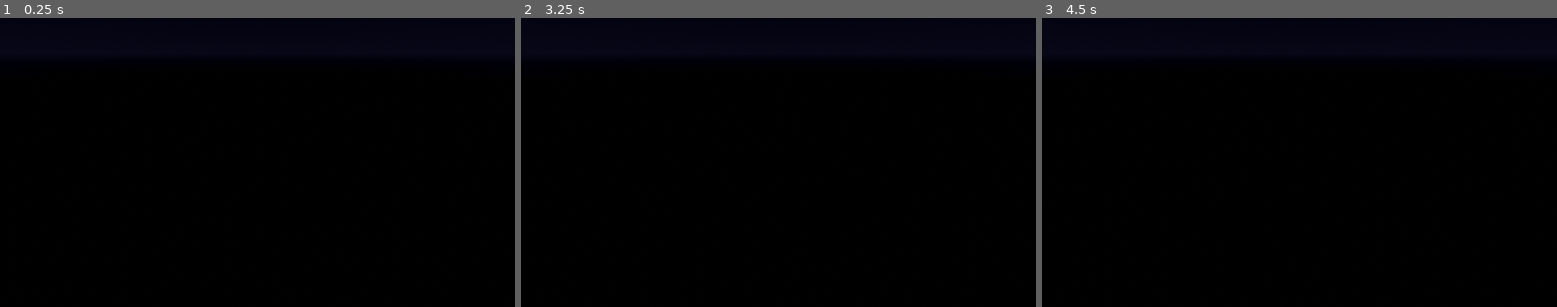
Above: before the commit, frames 1-3 (left to right).
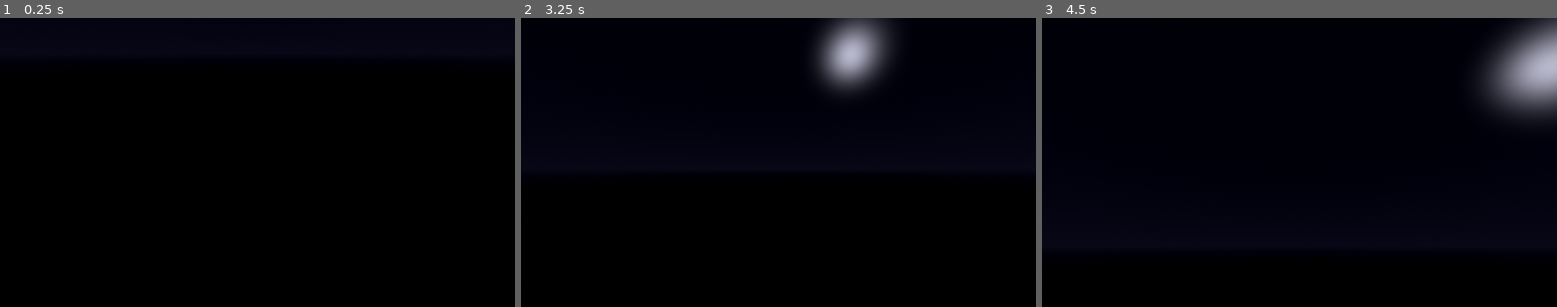
Above: after the commit, the same moments.

Repository: blugart-dev/moltbot-star-visualizer
Game: Godot game, scene res://scenes/main.tscn
Two runs of this game, one before a commit and one after it. Both use one fixed random seed, a clock stepped at 60 frames per second and the inputs below.
Inputs (mouse positions are in pixels of both pictures, inside the frame that each line leads up to):
- Up to frame 1 (0.25 s): no input
- Up to frame 2 (3.25 s): tap Enter at 0.5, 2 s; move the mouse to (752, 220) at 0.52 s; hold Shift 0.53-1.25 s; click (752, 220) at 0.67 s; tap Space at 1.25, 2.75 s; drag from (933, 205) to (752, 220) at 1.27 s; move the mouse to (624, 119) at 2.02 s; tap Ctrl at 2.1 s; click (624, 119) at 2.17 s; drag from (804, 162) to (624, 119) at 2.77 s
- Up to frame 3 (4.5 s): tap Enter at 3.5 s; move the mouse to (1222, 90) at 3.52 s; tap Alt at 3.6 s; click (1222, 90) at 3.67 s; tap Space at 4.25 s; drag from (1412, 148) to (1222, 90) at 4.27 s

The runs differ from the first frame. In frame 2, 3.3% of the frame differs, in the area x 56-72%, y 0-28%; in frame 3, 4.4%, in the area x 83-100%, y 0-37%.

Commit message:
feat: implement orbit camera controls
- Add scripts/core/orbit_camera.gd with:
  - Left-click drag to orbit around origin
  - Scroll wheel to zoom in/out
  - Spherical coordinate system (distance, azimuth, elevation)
  - Configurable limits for zoom and vertical angle
- Attach script to Camera3D in main scene

Closes #2

Co-Authored-By: Claude Opus 4.5 <noreply@anthropic.com>

Diff:
--- a/scenes/main.tscn
+++ b/scenes/main.tscn
@@ -1,4 +1,6 @@
-[gd_scene load_steps=3 format=3 uid="uid://bxq5j2m8k6lpv"]
+[gd_scene load_steps=4 format=3 uid="uid://bxq5j2m8k6lpv"]
+
+[ext_resource type="Script" path="res://scripts/core/orbit_camera.gd" id="1_orbit"]
 
 [sub_resource type="ProceduralSkyMaterial" id="ProceduralSkyMaterial_dark"]
 sky_top_color = Color(0.02, 0.02, 0.05, 1)
@@ -32,7 +34,7 @@
 shadow_enabled = true
 
 [node name="Camera3D" type="Camera3D" parent="World"]
-transform = Transform3D(1, 0, 0, 0, 0.866, 0.5, 0, -0.5, 0.866, 0, 10, 20)
+script = ExtResource("1_orbit")
 
 [node name="TimelineController" type="Node" parent="."]
 
--- /dev/null
+++ b/scripts/core/orbit_camera.gd
@@ -0,0 +1,65 @@
+extends Camera3D
+## Orbit camera with mouse controls for viewing the lobster swarm.
+##
+## Left-click drag to orbit around the origin. Scroll to zoom in/out.
+
+@export var orbit_speed: float = 0.005
+@export var zoom_speed: float = 2.0
+@export var min_distance: float = 5.0
+@export var max_distance: float = 100.0
+@export var min_elevation: float = -80.0
+@export var max_elevation: float = 80.0
+
+var _distance: float = 20.0
+var _azimuth: float = 0.0
+var _elevation: float = 30.0
+var _dragging: bool = false
+
+
+func _ready() -> void:
+	_update_camera_position()
+
+
+func _input(event: InputEvent) -> void:
+	if event is InputEventMouseButton:
+		_handle_mouse_button(event)
+	elif event is InputEventMouseMotion:
+		_handle_mouse_motion(event)
+
+
+func _handle_mouse_button(event: InputEventMouseButton) -> void:
+	if event.button_index == MOUSE_BUTTON_LEFT:
+		_dragging = event.pressed
+	elif event.button_index == MOUSE_BUTTON_WHEEL_UP:
+		_zoom(-1)
+	elif event.button_index == MOUSE_BUTTON_WHEEL_DOWN:
+		_zoom(1)
+
+
+func _handle_mouse_motion(event: InputEventMouseMotion) -> void:
+	if not _dragging:
+		return
+
+	_azimuth -= event.relative.x * orbit_speed
+	_elevation += event.relative.y * orbit_speed * 100.0
+	_elevation = clampf(_elevation, min_elevation, max_elevation)
+
+	_update_camera_position()
+
+
+func _zoom(direction: float) -> void:
+	_distance += direction * zoom_speed
+	_distance = clampf(_distance, min_distance, max_distance)
+	_update_camera_position()
+
+
+func _update_camera_position() -> void:
+	var elevation_rad := deg_to_rad(_elevation)
+	var azimuth_rad := _azimuth
+
+	var x := _distance * cos(elevation_rad) * sin(azimuth_rad)
+	var y := _distance * sin(elevation_rad)
+	var z := _distance * cos(elevation_rad) * cos(azimuth_rad)
+
+	global_position = Vector3(x, y, z)
+	look_at(Vector3.ZERO, Vector3.UP)
